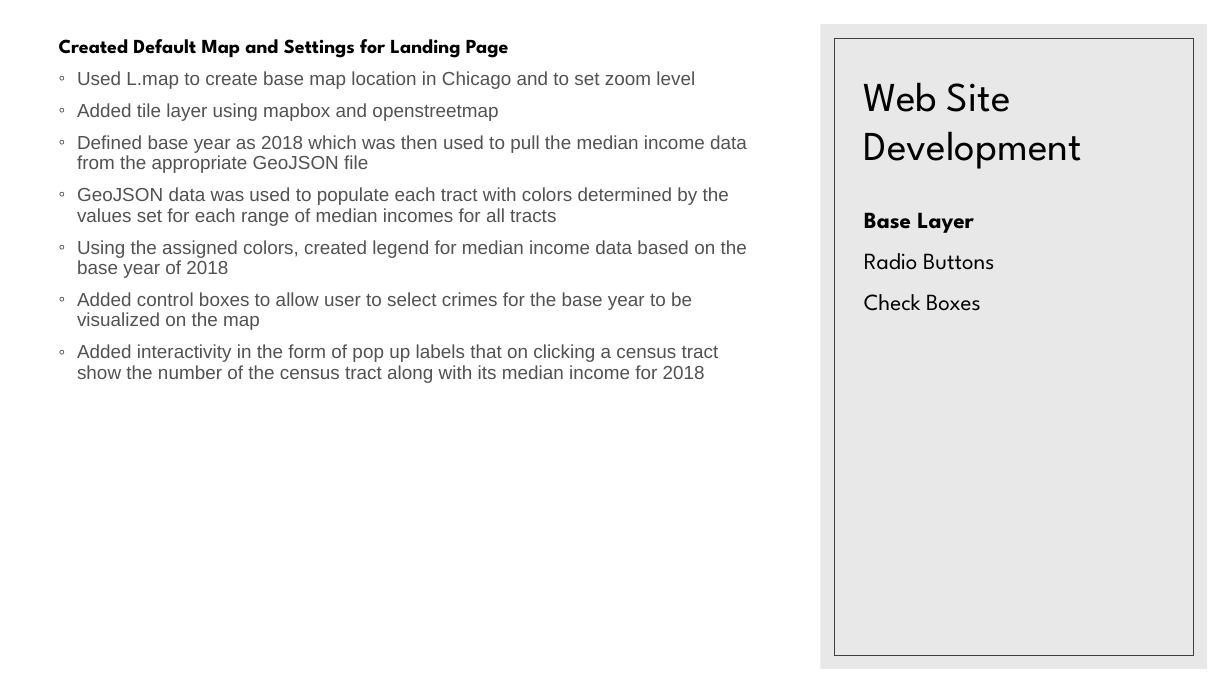
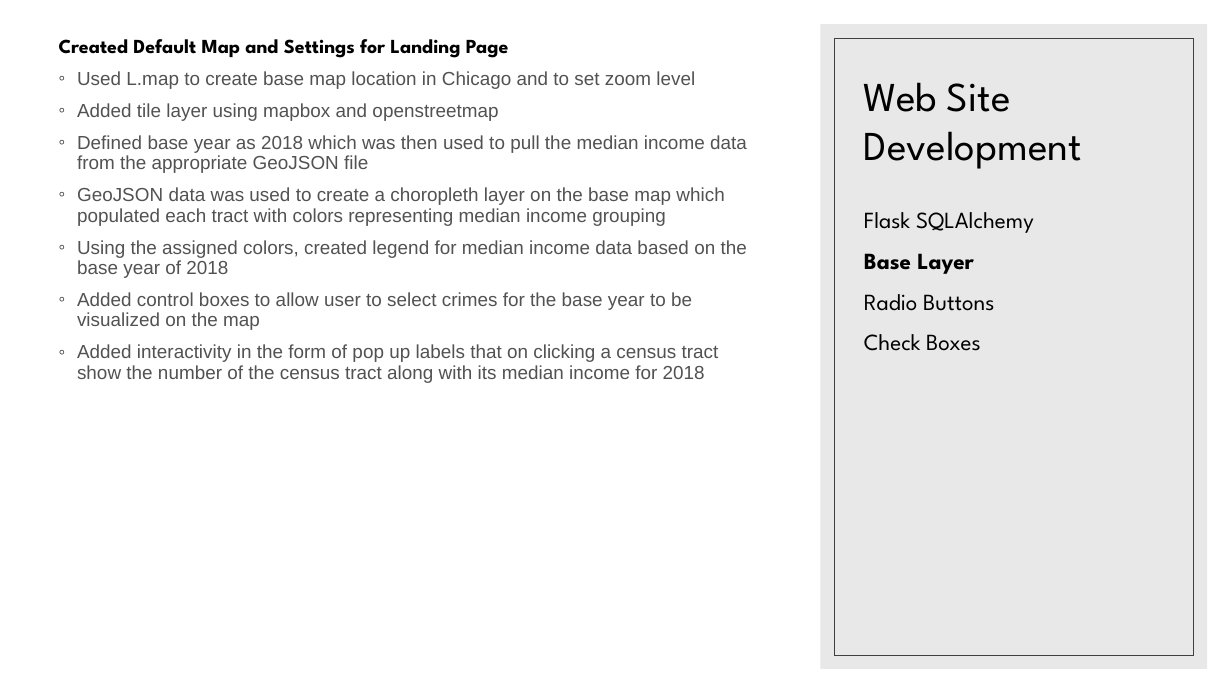
Before and after one commit to bsitati/Comparing-Annual-Median-Income-and-Annual-Crimes-in-Chicago, a slide deck: slide 11 of Files/Project_II.pptx (slide 10 before the commit). Drawn at 1232x693 pixels with LibreOffice and Linux fonts; fonts in the diff are those of the drawing. Boxes give left, top, right and bottom in pixels: in the first picture for what was removed or moved away, otherwise in the second. Text is boxed around its words. In the diff, an @@ line names an element or a change of style, - is before the commit and + after.

```diff
--- a/Files/Project_II.pptx
+++ b/Files/Project_II.pptx
@@ text at <box>77,187,724,226</box>: text changed @@
-◦ GeoJSON data was used to populate each tract with colors determined by the values set for each range of median incomes for all tracts
+◦ GeoJSON data was used to create a choropleth layer on the base map which populated each tract with colors representing median income grouping
@@ text at <box>864,212,1034,233</box>: paragraph added @@
+Flask SQLAlchemy
```
Also in this commit, not shown: 7 other slides changed, 1 slide added.
